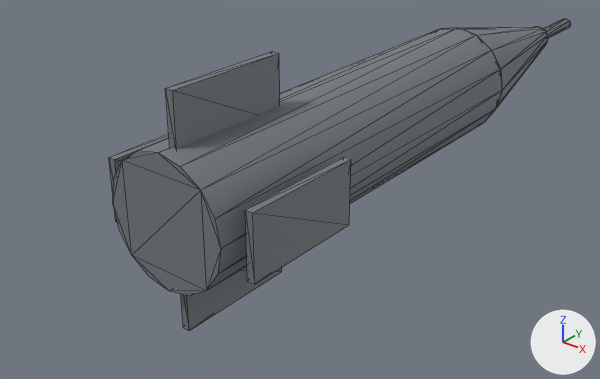
A saved change to the glTF model prototype/assets/models/parts/tow_missile_warhead.glb.
Camera for both pictures: a 50 mm camera at (0.578, -0.4, 0.404) aimed at (-0.084, 0.428, -0.109). Lighting does not change. The marker at lower right points along +X, +Y and +Z. The first picture is the older version. Mesh edges are drawn as thin lines. Vertices at exactly the same position are counted once.

In view in the first picture: 'tow_missile_warhead'.
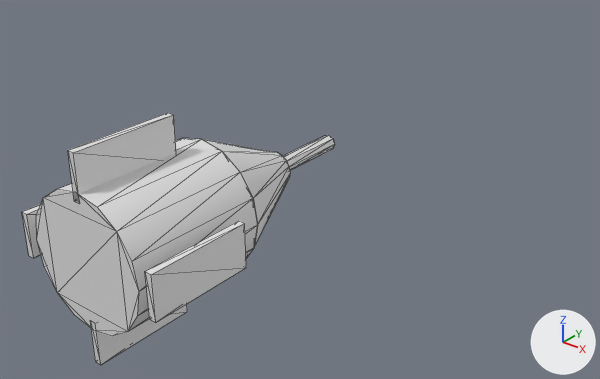
Edits to the bpy script that builds the scene:
```text
Change mat_tow_missile_warhead_mat:
    mat_tow_missile_warhead_mat.base_color: (0.22, 0.24, 0.26) -> (0.85, 0.85, 0.85)  # grey #81868b -> white #ededed
Change me_tow_missile_warhead_mesh:
    used by ob_tow_missile_warhead; location = (0.0, 0.0, 0.0)
    remove me_tow_missile_warhead_mesh.from_pydata(...)  # 112 vertices, 196 faces; spans x -0.105..0.105, y 0.1..1.125, z -0.14..0.14
    add me_tow_missile_warhead_mesh.from_pydata(...)  # 112 vertices, 196 faces; spans x -0.094..0.094, y 0.0..0.38, z -0.115..0.115
    me_tow_missile_warhead_mesh part 1: the loose piece of 8 vertices spanning x 0.095..0.105, y 0.12..0.28, z -0.04..0.04 is scaled about its middle by (0.8, 0.75, 0.625), then moved by (-0.01, -0.14, 0.0)
    me_tow_missile_warhead_mesh part 2: the loose piece of 32 vertices spanning x -0.08..0.08, y 0.1..0.7, z -0.08..0.08 is scaled about its middle by (0.938, 0.267, 0.938), then moved by (0.0, -0.32, 0.0)
    me_tow_missile_warhead_mesh part 3: the loose piece of 32 vertices spanning x -0.08..0.08, y 0.7..1.0, z -0.08..0.08 is scaled about its middle by (0.941, 0.4, 0.941), then moved by (0.0, -0.63, 0.0)
    me_tow_missile_warhead_mesh part 4: the loose piece of 16 vertices spanning x -0.01..0.01, y 0.975..1.125, z -0.01..0.01 is scaled about its middle by (1, 0.667, 1), then moved by (0.0, -0.72, 0.0)
    me_tow_missile_warhead_mesh part 5: the loose piece of 8 vertices spanning x -0.005..0.005, y 0.12..0.28, z 0.06..0.14 is scaled about its middle by (0.8, 0.75, 0.625), then moved by (0.0, -0.14, -0.01)
    me_tow_missile_warhead_mesh part 6: the loose piece of 8 vertices spanning x -0.105..-0.095, y 0.12..0.28, z -0.04..0.04 is scaled about its middle by (0.8, 0.75, 0.625), then moved by (0.01, -0.14, 0.0)
    me_tow_missile_warhead_mesh part 7: the loose piece of 8 vertices spanning x -0.005..0.005, y 0.12..0.28, z -0.14..-0.06 is scaled about its middle by (0.8, 0.75, 0.625), then moved by (0.0, -0.14, 0.01)
```

Pixel boxes (x1, y1, x2, y2) of what changed, in the pictures (600 x 379 px; the box of a moved part takes in the faces that stretch with it):
'tow_missile_warhead', recoloured, reshaped (32% narrower, 19% shorter): before (109, 19, 571, 331); after (22, 113, 335, 365)
part 1 of me_tow_missile_warhead_mesh, moved or reshaped: before (245, 157, 351, 284); after (145, 221, 246, 323)
part 2 of me_tow_missile_warhead_mesh, moved or reshaped: before (113, 28, 502, 296); after (36, 138, 258, 336)
part 3 of me_tow_missile_warhead_mesh, moved or reshaped: before (460, 27, 548, 109); after (204, 140, 291, 245)
part 4 of me_tow_missile_warhead_mesh, moved or reshaped: before (544, 19, 571, 38); after (283, 135, 335, 171)
part 5 of me_tow_missile_warhead_mesh, moved or reshaped: before (165, 51, 280, 149); after (68, 113, 176, 203)
part 6 of me_tow_missile_warhead_mesh, moved or reshaped: before (109, 133, 169, 222); after (22, 204, 41, 258)
part 7 of me_tow_missile_warhead_mesh, moved or reshaped: before (181, 266, 282, 331); after (90, 304, 187, 365)
